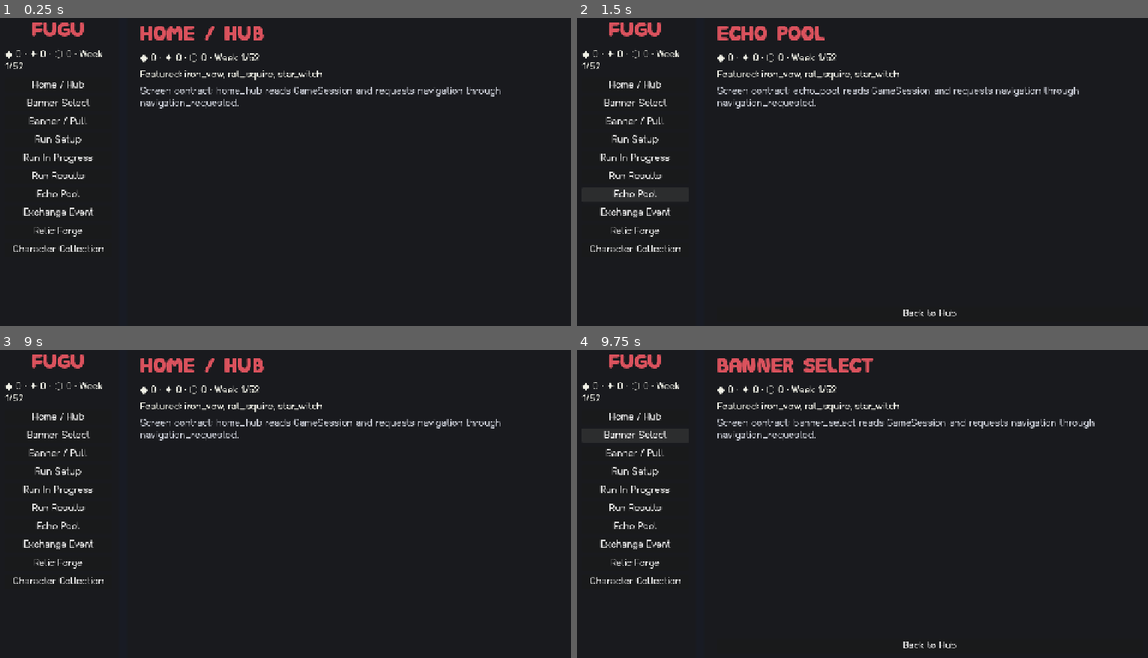
Above: before the commit, frames 1-4 (two rows, left to right).
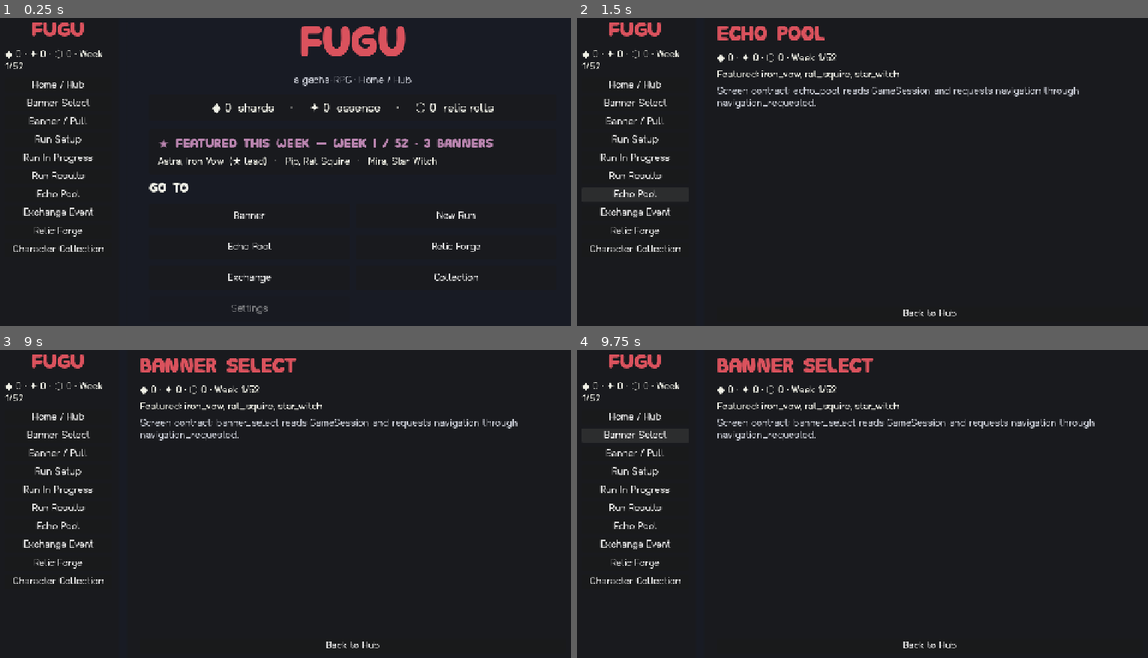
Above: after the commit, the same moments.

Repository: Mezzyface/fugu
Game: Godot game, scene res://main.tscn
Same seed, same stepped clock (60 frames per second), same inputs: the game is played once before the commit and once after it.
Inputs (mouse positions are in pixels of both pictures, inside the frame that each line leads up to):
- Up to frame 1 (0.25 s): no input
- Up to frame 2 (1.5 s): click "Home / Hub" at 0.5 s; click "Echo Pool" at 1.25 s
- Up to frame 3 (9 s): click "Relic Forge" at 2 s; click "Banner Select" at 2.75 s; click "Banner / Pull" at 3.5 s; click "Run Setup" at 4.25 s; click "Run In Progress" at 5 s; click "Run Results" at 5.75 s; click "Exchange Event" at 6.5 s; click "Character Collection" at 7.25 s; click "Home / Hub" at 8 s; click (251, 547) at 8.75 s, where only the run after the commit has a clickable "Banner"
- Up to frame 4 (9.75 s): click "Banner Select" at 9.5 s

The runs differ from the first frame. In frame 1, 5.9% of the frame differs, in the area x 24-88%, y 2-97%; in frame 2, nothing differs; in frame 3, 1.6%; in frame 4, nothing differs.

Commit message:
[Task] Screen 01 — Home / Hub
Closes #55

Co-Authored-By: Claude Opus 4.8 <noreply@anthropic.com>

Diff:
--- a/game/scenes/home_hub.tscn
+++ b/game/scenes/home_hub.tscn
@@ -1,6 +1,6 @@
-[gd_scene load_steps=2 format=3]
+[gd_scene load_steps=2 format=3 uid="uid://b0home0hub055"]
 
-[ext_resource type="Script" path="res://scripts/ui/screen_base.gd" id="1_screen"]
+[ext_resource type="Script" path="res://scripts/ui/home_hub.gd" id="1_home"]
 
 [node name="HomeHub" type="Control"]
 layout_mode = 3
@@ -9,6 +9,105 @@
 anchor_bottom = 1.0
 grow_horizontal = 2
 grow_vertical = 2
-script = ExtResource("1_screen")
+script = ExtResource("1_home")
 screen_id = "home_hub"
 screen_title = "Home / Hub"
+
+[node name="Background" type="ColorRect" parent="."]
+layout_mode = 1
+anchors_preset = 15
+anchor_right = 1.0
+anchor_bottom = 1.0
+grow_horizontal = 2
+grow_vertical = 2
+color = Color(0.094118, 0.105882, 0.141176, 1)
+
+[node name="Margin" type="MarginContainer" parent="."]
+layout_mode = 1
+anchors_preset = 15
+anchor_right = 1.0
+anchor_bottom = 1.0
+grow_horizontal = 2
+grow_vertical = 2
+theme_override_constants/margin_left = 48
+theme_override_constants/margin_top = 28
+theme_override_constants/margin_right = 48
+theme_override_constants/margin_bottom = 28
+
+[node name="Root" type="VBoxContainer" parent="Margin"]
+layout_mode = 2
+theme_override_constants/separation = 18
+
+[node name="LogoLabel" type="Label" parent="Margin/Root"]
+layout_mode = 2
+theme_type_variation = &"TitleLabel"
+theme_override_colors/font_color = Color(0.854902, 0.321569, 0.364706, 1)
+theme_override_font_sizes/font_size = 88
+text = "FUGU"
+horizontal_alignment = 1
+
+[node name="TaglineLabel" type="Label" parent="Margin/Root"]
+layout_mode = 2
+theme_override_colors/font_color = Color(0.776471, 0.788235, 0.823529, 1)
+text = "a gacha-RPG · Home / Hub"
+horizontal_alignment = 1
+
+[node name="CurrencyPanel" type="PanelContainer" parent="Margin/Root"]
+layout_mode = 2
+
+[node name="CurrencyMargin" type="MarginContainer" parent="Margin/Root/CurrencyPanel"]
+layout_mode = 2
+theme_override_constants/margin_left = 18
+theme_override_constants/margin_top = 12
+theme_override_constants/margin_right = 18
+theme_override_constants/margin_bottom = 12
+
+[node name="CurrencyLabel" type="Label" parent="Margin/Root/CurrencyPanel/CurrencyMargin"]
+unique_name_in_owner = true
+layout_mode = 2
+theme_override_colors/font_color = Color(0.94, 0.94, 0.9, 1)
+theme_override_font_sizes/font_size = 26
+text = "◆ 0  shards     ·     ✦ 0  essence     ·     ⬡ 0  relic rolls"
+horizontal_alignment = 1
+
+[node name="FeaturedPanel" type="PanelContainer" parent="Margin/Root"]
+layout_mode = 2
+
+[node name="FeaturedMargin" type="MarginContainer" parent="Margin/Root/FeaturedPanel"]
+layout_mode = 2
+theme_override_constants/margin_left = 18
+theme_override_constants/margin_top = 14
+theme_override_constants/margin_right = 18
+theme_override_constants/margin_bottom = 14
+
+[node name="FeaturedStack" type="VBoxContainer" parent="Margin/Root/FeaturedPanel/FeaturedMargin"]
+layout_mode = 2
+theme_override_constants/separation = 8
+
+[node name="FeaturedTitle" type="Label" parent="Margin/Root/FeaturedPanel/FeaturedMargin/FeaturedStack"]
+unique_name_in_owner = true
+layout_mode = 2
+theme_type_variation = &"HeaderLabel"
+theme_override_colors/font_color = Color(0.72549, 0.517647, 0.686275, 1)
+text = "★ Featured this week — Week 1 / 52 · 3 banners"
+
+[node name="FeaturedList" type="Label" parent="Margin/Root/FeaturedPanel/FeaturedMargin/FeaturedStack"]
+unique_name_in_owner = true
+layout_mode = 2
+theme_override_colors/font_color = Color(0.94, 0.94, 0.9, 1)
+autowrap_mode = 3
+text = "—"
+
+[node name="NavHeader" type="Label" parent="Margin/Root"]
+layout_mode = 2
+theme_type_variation = &"HeaderLabel"
+theme_override_colors/font_color = Color(0.94, 0.94, 0.9, 1)
+text = "Go to"
+
+[node name="NavGrid" type="GridContainer" parent="Margin/Root"]
+unique_name_in_owner = true
+layout_mode = 2
+size_flags_vertical = 3
+theme_override_constants/h_separation = 14
+theme_override_constants/v_separation = 14
+columns = 2
--- /dev/null
+++ b/game/scripts/ui/home_hub.gd
@@ -0,0 +1,153 @@
+class_name HomeHubScreen
+extends Control
+## Screen 01 — Home / Hub (wireframes §01).
+##
+## The entry / navigation root: a FUGU wordmark, the live currency totals from
+## [GameSession] (◆ shards · ✦ essence · ⬡ relic rolls), the current week's
+## featured banners (resolved through [method GachaSystem.featured_banners_for_week]),
+## and nav buttons that reach every other screen. The screen never navigates
+## directly — it emits [signal navigation_requested] and the navigation root
+## (`scripts/main.gd`) performs the switch.
+
+## Emitted when a nav button is pressed; the navigation root listens and switches
+## screens. Disabled buttons (screens not yet built) never emit.
+signal navigation_requested(screen_id: String)
+
+const TITLE_COLOR := Color(0.854902, 0.321569, 0.364706, 1.0)  # eugenia_red
+const BODY_COLOR := Color(0.94, 0.94, 0.90, 1.0)
+const MUTED_COLOR := Color(0.776471, 0.788235, 0.823529, 1.0)
+const FEATURED_COLOR := Color(0.72549, 0.517647, 0.686275, 1.0)  # lilac
+
+## Hub navigation entries as `[label, screen_id]`. An empty screen_id renders a
+## disabled button (the screen is not built yet — e.g. Settings).
+const NAV_ENTRIES: Array = [
+	["Banner", "banner_select"],
+	["New Run", "run_setup"],
+	["Echo Pool", "echo_pool"],
+	["Relic Forge", "relic_forge"],
+	["Exchange", "exchange_event"],
+	["Collection", "character_collection"],
+	["Settings", ""],
+]
+
+@export var screen_id: String = "home_hub"
+@export var screen_title: String = "Home / Hub"
+
+## The state source. Set by the navigation root via [method setup_screen]; falls
+## back to the [GameSession] autoload when the scene is opened standalone.
+var session: Node
+
+@onready var _currency_label: Label = %CurrencyLabel
+@onready var _featured_title: Label = %FeaturedTitle
+@onready var _featured_list: Label = %FeaturedList
+@onready var _nav_grid: GridContainer = %NavGrid
+
+
+func _ready() -> void:
+	if session == null:
+		session = get_node_or_null("/root/GameSession")
+	_build_nav_buttons()
+	_connect_session()
+	_refresh()
+
+
+## Navigation-root contract (see `scripts/main.gd`): inject the screen id, title,
+## and shared [GameSession] when this screen is mounted.
+func setup_screen(p_screen_id: String, p_screen_title: String, p_session: Node) -> void:
+	screen_id = p_screen_id
+	screen_title = p_screen_title
+	session = p_session
+	if is_node_ready():
+		_connect_session()
+		_refresh()
+
+
+func _connect_session() -> void:
+	if session != null and session.has_signal("state_changed"):
+		if not session.state_changed.is_connected(_refresh):
+			session.state_changed.connect(_refresh)
+
+
+func _build_nav_buttons() -> void:
+	for child in _nav_grid.get_children():
+		child.queue_free()
+	for entry: Array in NAV_ENTRIES:
+		var label: String = entry[0]
+		var target: String = entry[1]
+		var button := Button.new()
+		button.text = label
+		button.size_flags_horizontal = Control.SIZE_EXPAND_FILL
+		button.custom_minimum_size = Vector2(0, 52)
+		if target == "":
+			button.disabled = true
+			button.tooltip_text = "Coming soon"
+		else:
+			button.pressed.connect(_on_nav_pressed.bind(target))
+		_nav_grid.add_child(button)
+
+
+func _on_nav_pressed(target_screen_id: String) -> void:
+	navigation_requested.emit(target_screen_id)
+
+
+func _refresh() -> void:
+	if not is_node_ready():
+		return
+	_currency_label.text = _currency_text()
+	_featured_title.text = _featured_title_text()
+	_featured_list.text = _featured_list_text()
+
+
+func _currency_text() -> String:
+	if session == null or not session.has_method("currency_totals"):
+		return "◆ —   ·   ✦ —   ·   ⬡ —"
+	var totals: Dictionary = session.currency_totals()
+	return (
+		"◆ %d  shards     ·     ✦ %d  essence     ·     ⬡ %d  relic rolls"
+		% [totals.get("shards", 0), totals.get("essence", 0), totals.get("relic_rolls", 0)]
+	)
+
+
+func _featured_title_text() -> String:
+	var week: int = _current_week()
+	var max_week: int = _max_week()
+	var count: int = _featured_ids().size()
+	return "★ Featured this week — Week %d / %d · %d banners" % [week, max_week, count]
+
+
+func _featured_list_text() -> String:
+	var ids: Array = _featured_ids()
+	if ids.is_empty():
+		return "No featured banners this week."
+	var names: Array[String] = []
+	for index in range(ids.size()):
+		var banner_id: String = ids[index]
+		var display := _character_name(banner_id)
+		if index == 0:
+			display = "%s  (★ lead)" % display
+		names.append(display)
+	return "   ·   ".join(names)
+
+
+func _featured_ids() -> Array:
+	if session != null and session.has_method("featured_banner_ids"):
+		return session.featured_banner_ids()
+	return []
+
+
+func _character_name(banner_id: String) -> String:
+	if session != null and session.has_method("get_character"):
+		var character: CharacterDef = session.get_character(banner_id)
+		if character != null:
+			return character.name
+	return banner_id.capitalize()
+
+
+func _current_week() -> int:
+	if session != null and "current_week" in session:
+		return session.current_week
+	return 1
+
+
+func _max_week() -> int:
+	return 52
--- /dev/null
+++ b/game/test/test_home_hub.gd
@@ -0,0 +1,60 @@
+extends GutTest
+## Screen 01 — Home / Hub behavior.
+
+const HOME_HUB := preload("res://scenes/home_hub.tscn")
+
+
+func before_each() -> void:
+	GameSession.reset(1)
+
+
+func _make_screen() -> HomeHubScreen:
+	var screen := HOME_HUB.instantiate() as HomeHubScreen
+	add_child_autofree(screen)
+	return screen
+
+
+func test_builds_one_nav_button_per_entry_with_settings_disabled() -> void:
+	var screen := _make_screen()
+	var grid := screen.get_node("%NavGrid")
+	assert_eq(grid.get_child_count(), HomeHubScreen.NAV_ENTRIES.size())
+	var settings_button := grid.get_child(grid.get_child_count() - 1) as Button
+	assert_eq(settings_button.text, "Settings")
+	assert_true(settings_button.disabled, "Settings has no screen yet, so it is disabled")
+
+
+func test_nav_button_emits_navigation_requested_with_screen_id() -> void:
+	var screen := _make_screen()
+	watch_signals(screen)
+	var grid := screen.get_node("%NavGrid")
+	var banner_button := grid.get_child(0) as Button
+	banner_button.pressed.emit()
+	assert_signal_emitted_with_parameters(screen, "navigation_requested", ["banner_select"])
+
+
+func test_shows_live_currency_totals_from_session() -> void:
+	var screen := _make_screen()
+	var currency_label := screen.get_node("%CurrencyLabel") as Label
+	assert_string_contains(currency_label.text, "◆ 0")
+	GameSession.add_currency(25, 40, 3)
+	assert_string_contains(currency_label.text, "◆ 25")
+	assert_string_contains(currency_label.text, "✦ 40")
+	assert_string_contains(currency_label.text, "⬡ 3")
+
+
+func test_shows_current_week_featured_banners() -> void:
+	var screen := _make_screen()
+	var title := screen.get_node("%FeaturedTitle") as Label
+	var listing := screen.get_node("%FeaturedList") as Label
+	var featured_ids := GameSession.featured_banner_ids()
+	assert_string_contains(title.text, "Week 1 / 52")
+	assert_string_contains(title.text, "%d banners" % featured_ids.size())
+	var lead_name: String = GameSession.get_character(featured_ids[0]).name
+	assert_string_contains(listing.text, lead_name)
+
+
+func test_featured_listing_tracks_week_changes() -> void:
+	var screen := _make_screen()
+	var title := screen.get_node("%FeaturedTitle") as Label
+	GameSession.set_current_week(7)
+	assert_string_contains(title.text, "Week 7 / 52")
Not shown, added: game/scripts/ui/home_hub.gd.uid
Not shown, added: game/test/test_home_hub.gd.uid
Not shown, added: deliverables/items/55-screen-home-hub.md
Not shown, added: screenshots/55/home_hub.png
